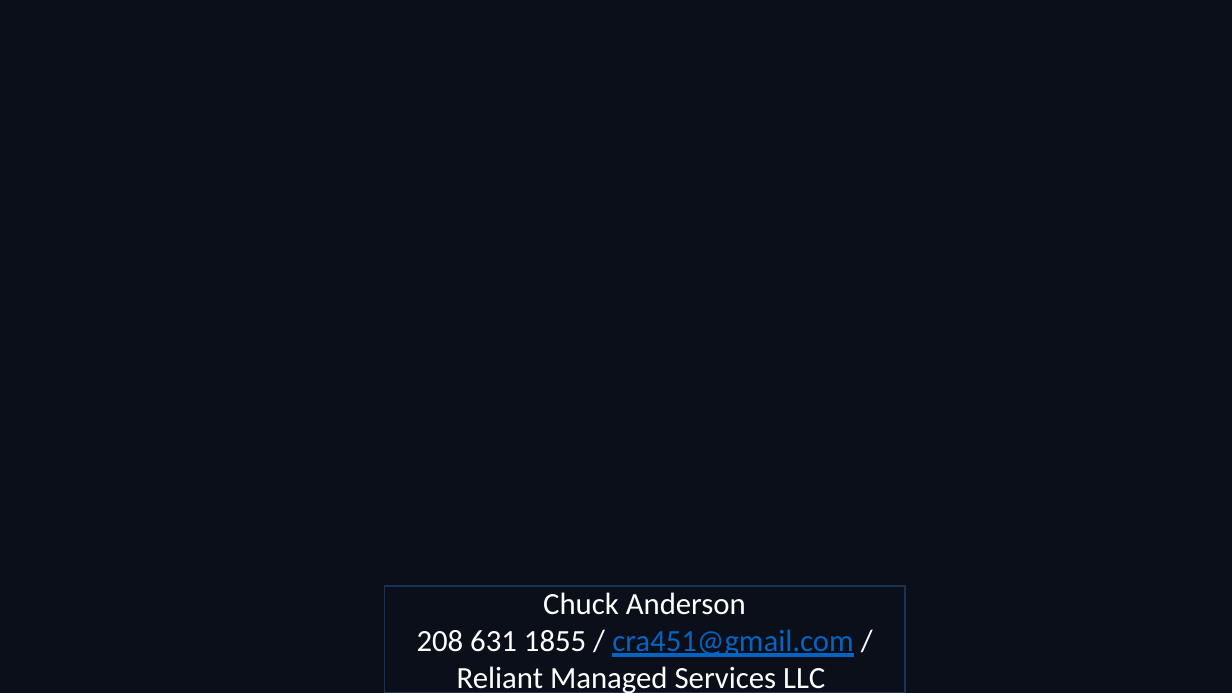
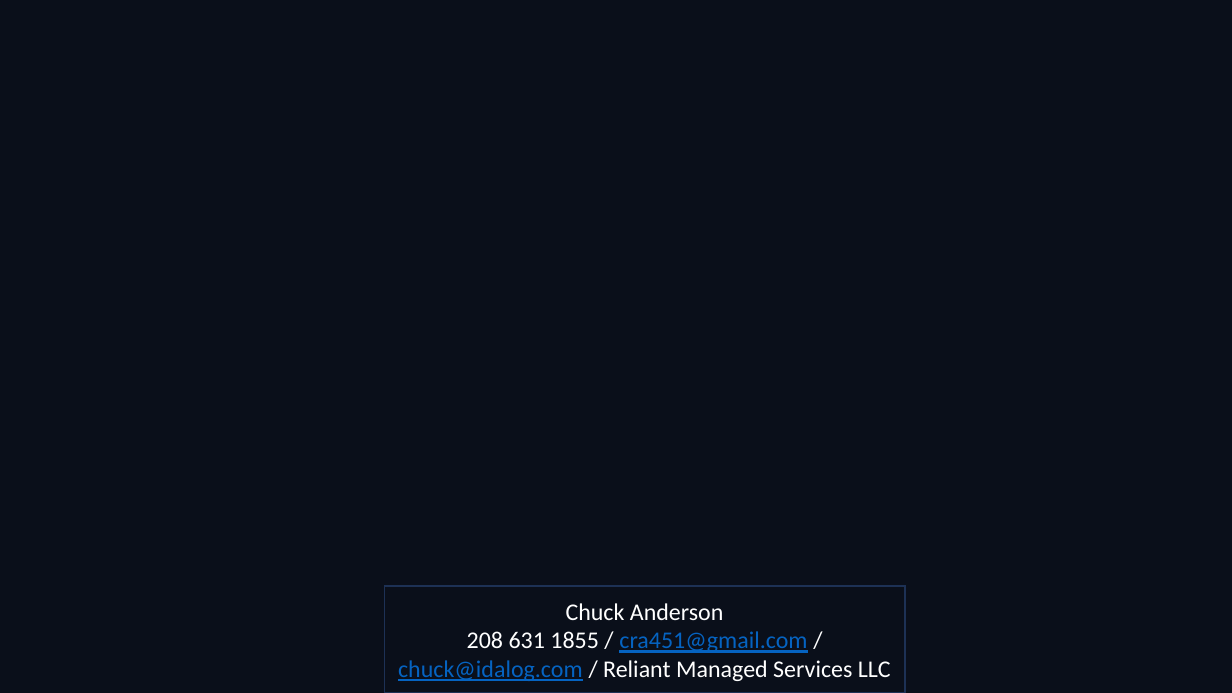
Before and after one commit to idalog/BoiseCodeCamp2026, a slide deck: slide 43 of Building and Running Powerful Personal AI Agents Locally - Boise Code Camp D.pptx. Drawn at 1232x693 pixels with LibreOffice and Linux fonts; fonts in the diff are those of the drawing; background and template pictures are left out. Boxes give left, top, right and bottom in pixels: in the first picture for what was removed or moved away, otherwise in the second. Text is boxed around its words. In the diff, an @@ line names an element or a change of style, - is before the commit and + after.

```diff
--- a/Building and Running Powerful Personal AI Agents Locally - Boise Code Camp D.pptx
+++ b/Building and Running Powerful Personal AI Agents Locally - Boise Code Camp D.pptx
@@ text in rectangle at [566, 603, 724, 620]: size 18 to 14 pt in "Chuck Anderson" @@
@@ text in rectangle at [398, 631, 891, 681]: text changed; size 18 to 14 pt @@
-208 631 1855 / cra451@gmail.com / Reliant Managed Services LLC
+208 631 1855 / cra451@gmail.com / chuck@idalog.com / Reliant Managed Services LLC
```
Also in this commit, not shown: 1 other slide changed.
